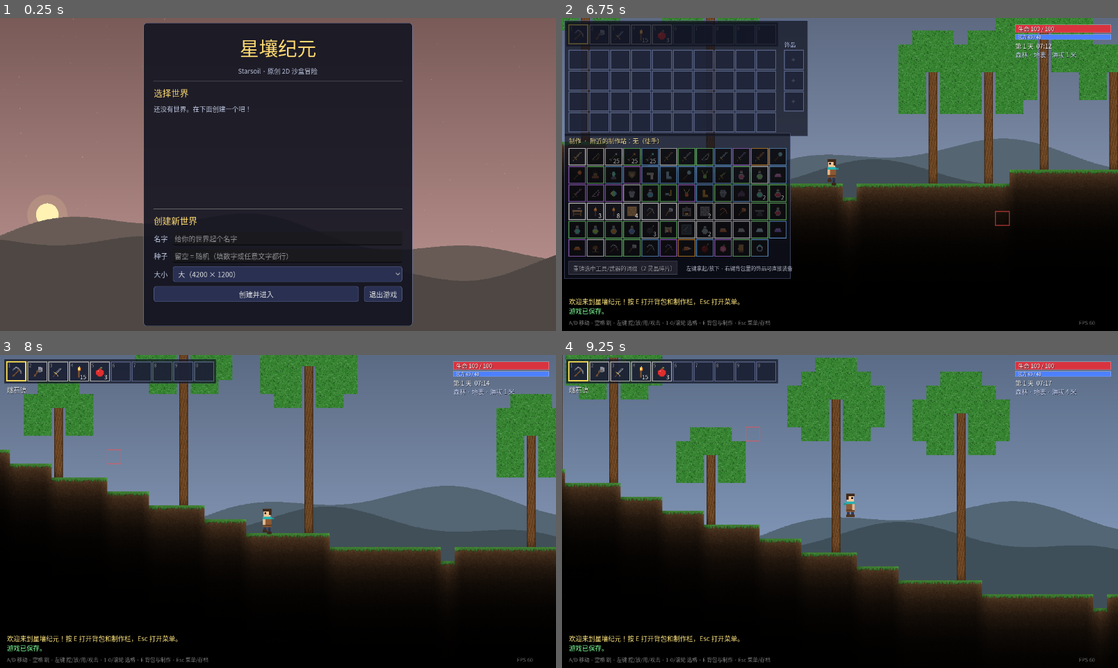
Above: before the commit, frames 1-4 (two rows, left to right).
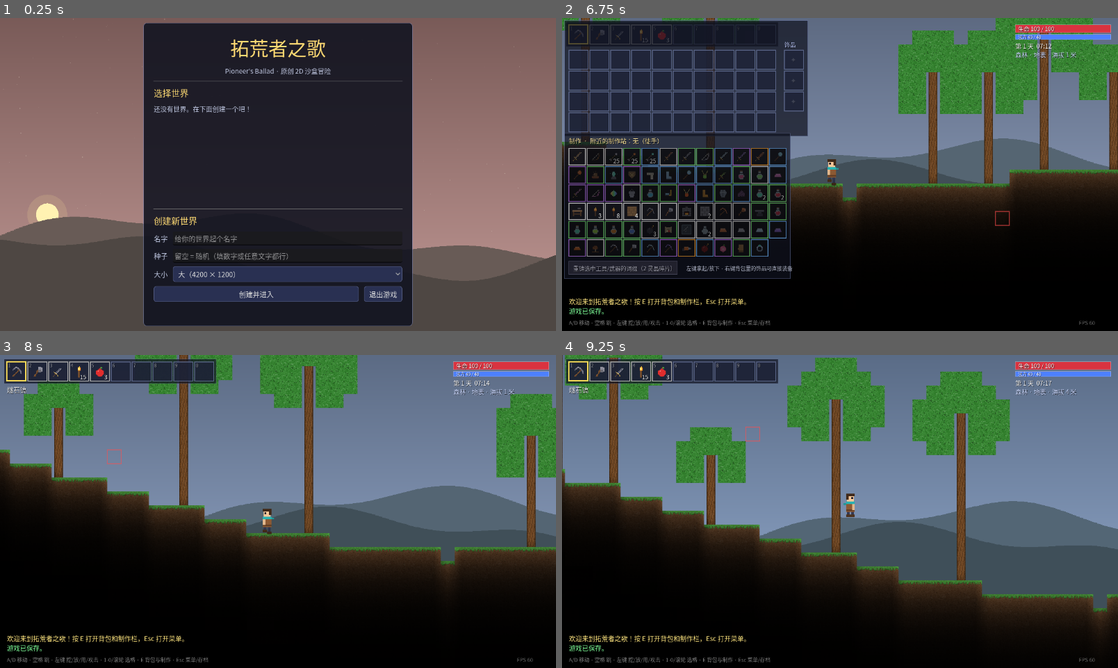
Above: after the commit, the same moments.

Repository: kinghonor488-creator/pioneers-ballad
Game: Godot game, scene res://scenes/title.tscn
The game is run twice, just before and just after one commit, with the same random seed, the same clock (stepped at 60 frames per second) and the same inputs.
Inputs (mouse positions are in pixels of both pictures, inside the frame that each line leads up to):
- Up to frame 1 (0.25 s): no input
- Up to frame 2 (6.75 s): click (851, 237) at 0.52 s; type "12" at 0.6 s; click (851, 255) at 0.75 s; type "12" at 0.83 s; click "大（4200 × 1200）" at 1.25 s; click "创建并进入" at 2 s; click "小（1600 × 600）" at 2.75 s; tap Enter at 3.5, 6.5 s; move the mouse to (962, 158) at 3.52 s; hold D 3.53-4.28 s; tap 1 at 3.6 s; click (962, 158) at 3.67 s; tap Space at 3.77, 4.07, 4.52, 4.82, 5.75, 6.02, 6.32 s; move the mouse to (728, 190) at 4.27 s; hold A 4.28-5.03 s; tap 9 at 4.35 s; move the mouse to (895, 105) at 5.02 s; hold D 5.03-5.78 s; tap 0 at 5.1 s; move the mouse to (812, 237) at 5.77 s; hold W 5.78-6.53 s; tap E at 5.85 s; click (812, 237) at 5.92 s; move the mouse to (1006, 221) at 6.52 s; hold A from 6.53 s (still down); tap Tab at 6.6 s
- Up to frame 3 (8 s): keep holding A; tap Space at 6.77, 7.07 s; move the mouse to (111, 464) at 7.27 s; tap E at 7.35 s; tap Space (jump) at 7.52, 7.82 s; click (111, 464) at 7.55 s
- Up to frame 4 (9.25 s): move the mouse to (867, 511) at 8.02 s; press the mouse at (867, 511) at 8.03 s; tap Tab at 8.1 s; move the mouse to (756, 433) at 8.77 s; release A at 8.78 s; release the mouse at (756, 433) at 8.78 s; hold D (move_right) from 8.78 s (still down); tap I at 8.85 s; tap Space (jump) at 9.02 s; click (756, 433) at 9.05 s

The runs differ from the first frame. In frame 1, 0.8% of the frame differs, in the area x 40-60%, y 6-18%; in frame 2, 0.4%; in frame 3, 0.4%; in frame 4, 0.4%.

Commit message:
正式命名：拓荒者之歌 Pioneer's Ballad
- 游戏名、标题界面、欢迎语、README 全部改用正式名字
- 存档文件夹固定为 PioneersBallad（不再随游戏名变化）
- 启动时把临时名「星壤纪元」时期的旧存档复制到新位置（不覆盖、不删除旧文件）
- 冒烟测试增加改名和存档迁移检查（182 项）

Co-Authored-By: Claude <noreply@anthropic.com>

Diff:
--- a/project.godot
+++ b/project.godot
@@ -1,15 +1,18 @@
 ; Engine configuration file.
-; 星壤纪元 (Starsoil) —— 临时名，正式名字等你来起。
+; 拓荒者之歌 Pioneer's Ballad
 
 config_version=5
 
 [application]
 
-config/name="星壤纪元 Starsoil"
+config/name="拓荒者之歌 Pioneer's Ballad"
 config/description="一个原创的 2D 沙盒冒险游戏（开发中）。"
 run/main_scene="res://scenes/title.tscn"
 config/features=PackedStringArray("4.7", "GL Compatibility")
 config/icon="res://icon.svg"
+; 存档文件夹固定用这个英文名（~/Library/Application Support/PioneersBallad），以后再改游戏名也不会丢存档
+config/use_custom_user_dir=true
+config/custom_user_dir_name="PioneersBallad"
 
 [display]
 
--- a/scripts/game/main.gd
+++ b/scripts/game/main.gd
@@ -171,7 +171,7 @@
 	if loading:
 		hud.notify("欢迎回到「%s」！" % world_name, Color(1, 0.9, 0.5))
 	else:
-		hud.notify("欢迎来到星壤纪元！按 E 打开背包和制作栏，Esc 打开菜单。", Color(1, 0.9, 0.5))
+		hud.notify("欢迎来到拓荒者之歌！按 E 打开背包和制作栏，Esc 打开菜单。", Color(1, 0.9, 0.5))
 	ready_done = true
 	if save_path != "" and not loading:
 		save_game(false)  # 新世界立刻存一次，标题界面的列表里就能看到
--- a/scripts/game/save_system.gd
+++ b/scripts/game/save_system.gd
@@ -1,7 +1,7 @@
 class_name SaveSystem
 extends RefCounted
 ## 存档读写。每个世界一个 .sav 文件，放在 user://saves/
-## （macOS 上是 ~/Library/Application Support/Godot/app_userdata/星壤纪元 Starsoil/saves/）。
+## （macOS 上是 ~/Library/Application Support/PioneersBallad/saves/，文件夹名在 project.godot 里固定，不随游戏名变化）。
 ##
 ## 文件格式：
 ##   "STSV"（4 字节标记） + 版本号（4 字节）
@@ -17,6 +17,8 @@
 const EXT := ".sav"
 const MAGIC := "STSV"
 const VERSION := 2
+## 以前用临时名"星壤纪元"时的存档位置（相对于系统的应用数据目录），启动时会把那里的存档复制过来
+const LEGACY_DIRS := ["Godot/app_userdata/星壤纪元 Starsoil/saves"]
 
 
 static func new_save_path() -> String:
@@ -135,6 +137,28 @@
 
 
 ## 所有存档，最近保存的排在前面。损坏的存档 header 为空字典。
+## 把旧位置的存档复制到现在的存档文件夹（同名的不覆盖，旧文件原样保留）。返回复制了几个世界。
+static func migrate_legacy_saves(dirs: Array = []) -> int:
+	if dirs.is_empty():
+		for rel in LEGACY_DIRS:
+			dirs.append(OS.get_data_dir().path_join(rel))
+	DirAccess.make_dir_recursive_absolute(SAVE_DIR)
+	var copied := 0
+	for old_dir in dirs:
+		var dir := DirAccess.open(old_dir)
+		if dir == null:
+			continue
+		for f in dir.get_files():
+			if not (f.ends_with(EXT) or f.ends_with(EXT + ".bak")):
+				continue
+			var dst := SAVE_DIR.path_join(f)
+			if FileAccess.file_exists(dst):
+				continue
+			if DirAccess.copy_absolute(String(old_dir).path_join(f), ProjectSettings.globalize_path(dst)) == OK and f.ends_with(EXT):
+				copied += 1
+	return copied
+
+
 static func list_saves() -> Array:
 	var out := []
 	var dir := DirAccess.open(SAVE_DIR)
--- a/scripts/ui/title_menu.gd
+++ b/scripts/ui/title_menu.gd
@@ -42,8 +42,8 @@
 	v.add_theme_constant_override("separation", 10)
 	panel.add_child(v)
 
-	v.add_child(_label("星壤纪元", 44, GOLD, true))
-	v.add_child(_label("Starsoil · 原创 2D 沙盒冒险", 15, SOFT, true))
+	v.add_child(_label("拓荒者之歌", 44, GOLD, true))
+	v.add_child(_label("Pioneer's Ballad · 原创 2D 沙盒冒险", 15, SOFT, true))
 	v.add_child(HSeparator.new())
 
 	v.add_child(_label("选择世界", 20, GOLD))
@@ -95,6 +95,9 @@
 	quit_btn.pressed.connect(func(): get_tree().quit())
 	buttons.add_child(quit_btn)
 
+	var moved := SaveSystem.migrate_legacy_saves()
+	if moved > 0:
+		GameSession.message = ("已经把 %d 个旧世界搬到新的存档位置。" % moved) + ("\n" + GameSession.message if GameSession.message != "" else "")
 	status_label = _label(GameSession.message, 14, Color(1, 0.6, 0.45), true)
 	status_label.autowrap_mode = TextServer.AUTOWRAP_WORD_SMART
 	v.add_child(status_label)
--- a/tests/smoke_test.gd
+++ b/tests/smoke_test.gd
@@ -903,6 +903,20 @@
 	await process_frame
 	get_auto_accept_quit_reset()
 
+	# 改名前的旧存档会被搬到新的存档文件夹
+	var legacy := ProjectSettings.globalize_path("user://test_legacy")
+	DirAccess.make_dir_recursive_absolute(legacy)
+	var legacy_name := "world_legacy_test.sav"
+	DirAccess.copy_absolute(ProjectSettings.globalize_path(path), legacy.path_join(legacy_name))
+	SaveSystem.delete_save(SaveSystem.SAVE_DIR.path_join(legacy_name))
+	check(SaveSystem.migrate_legacy_saves([legacy]) == 1, "旧位置的存档会被复制过来")
+	var migrated := SaveSystem.SAVE_DIR.path_join(legacy_name)
+	check(String(SaveSystem.read_header(migrated).get("name", "")) == "测试世界", "复制过来的存档能正常读取")
+	check(SaveSystem.migrate_legacy_saves([legacy]) == 0 and FileAccess.file_exists(legacy.path_join(legacy_name)), "不会重复复制，旧文件原样保留")
+	SaveSystem.delete_save(migrated)
+	DirAccess.remove_absolute(legacy.path_join(legacy_name))
+	DirAccess.remove_absolute(legacy)
+
 	# 损坏的存档不能把游戏弄崩
 	var bad := "user://test_saves/broken.sav"
 	var f := FileAccess.open(bad, FileAccess.WRITE)
@@ -926,6 +940,8 @@
 	root.add_child(title)
 	await process_frame
 	check(title.list_box != null, "标题界面能加载")
+	check(ProjectSettings.get_setting("application/config/name") == "拓荒者之歌 Pioneer's Ballad", "游戏名是「拓荒者之歌」")
+	check(OS.get_user_data_dir().ends_with("PioneersBallad"), "存档文件夹固定为 PioneersBallad")
 	check(title.seed_from_text("") == 0 and title.seed_from_text("123") == 123 and title.seed_from_text("hello") > 0, "种子文字转换正确")
 	title.queue_free()
 	await process_frame
Not shown, changed: README.md
